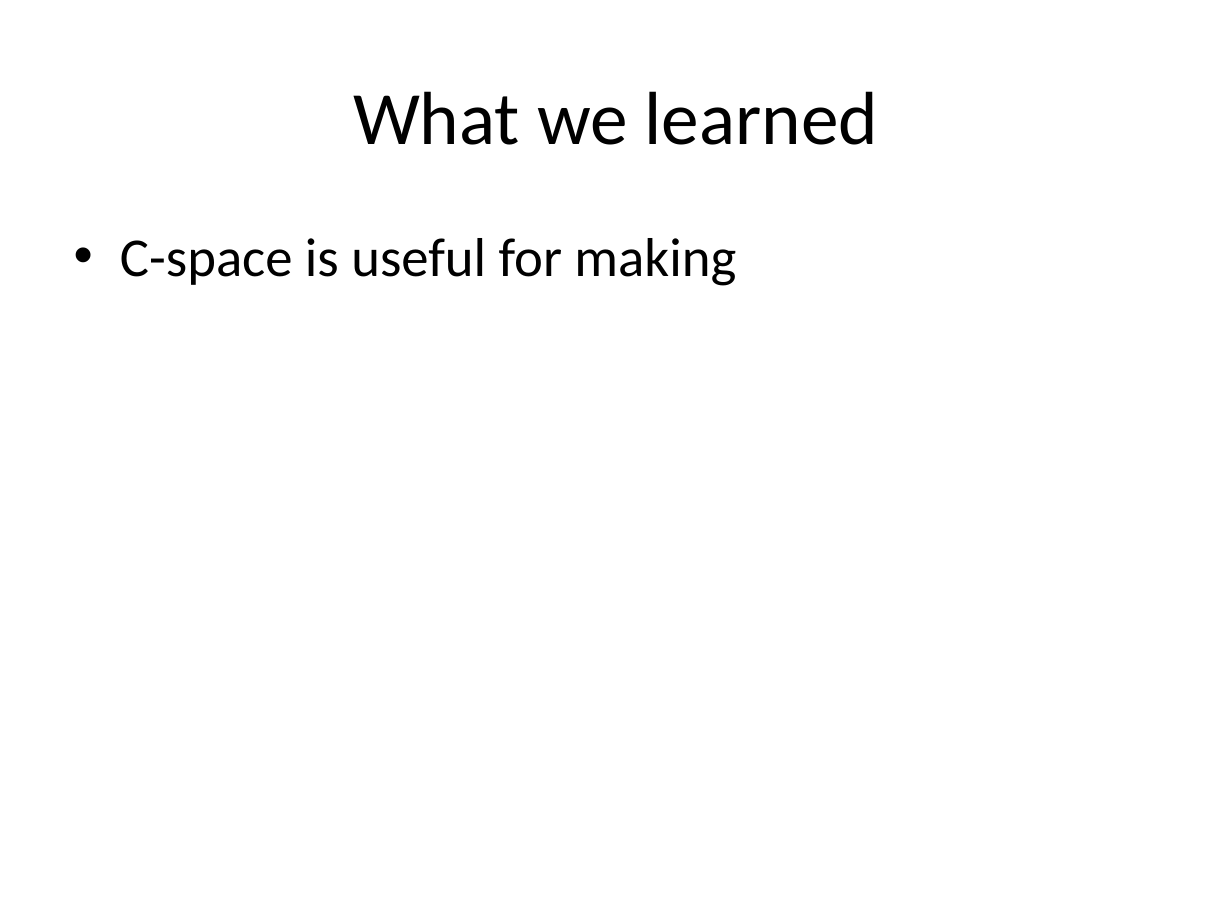
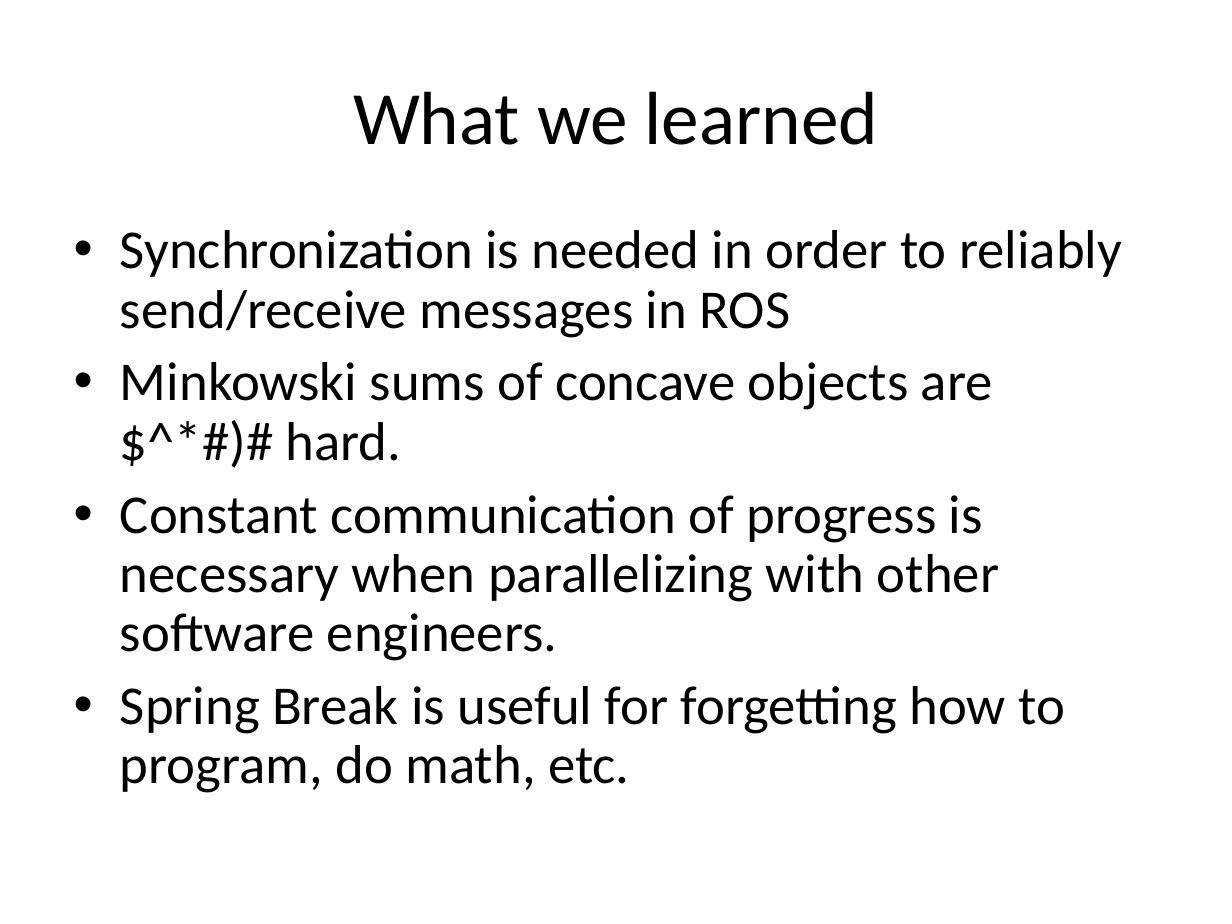
Before and after one commit to nforrester/6.141_labs, a slide deck: slide 10 of Other/Lab6/Lab 6.ppt. Drawn at 1232x924 pixels with LibreOffice and Linux fonts; fonts in the diff are those of the drawing. Boxes give left, top, right and bottom in pixels: in the first picture for what was removed or moved away, otherwise in the second. Text is boxed around its words. In the diff, an @@ line names an element or a change of style, - is before the commit and + after.

```diff
--- a/Other/Lab6/Lab 6.ppt
+++ b/Other/Lab6/Lab 6.ppt
@@ text at (120,230,1122,793): text changed @@
-• C-space is useful for making
+• Synchronization is needed in order to reliably send/receive messages in ROS
+• Minkowski sums of concave objects are $^*#)# hard.
+• Constant communication of progress is necessary when parallelizing with other software engineers.
+• Spring Break is useful for forgetting how to program, do math, etc.
```
Also in this commit, not shown: 8 other slides changed, 1 slide added, 1 slide removed, 5 other files.
